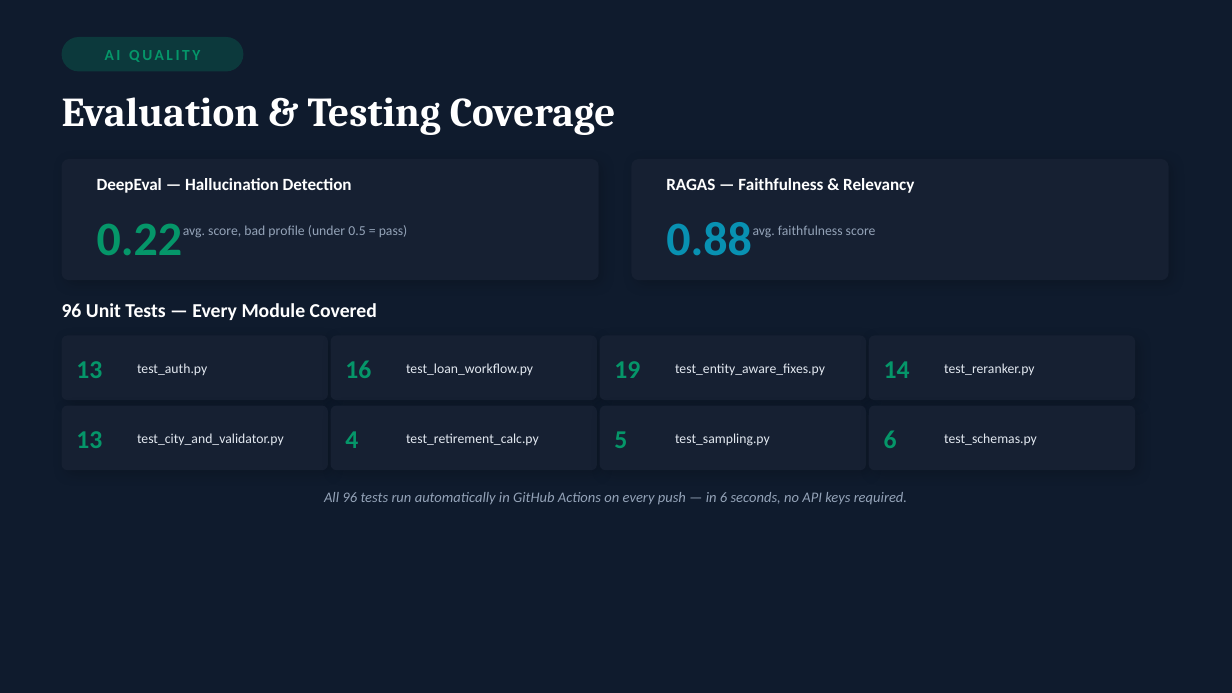
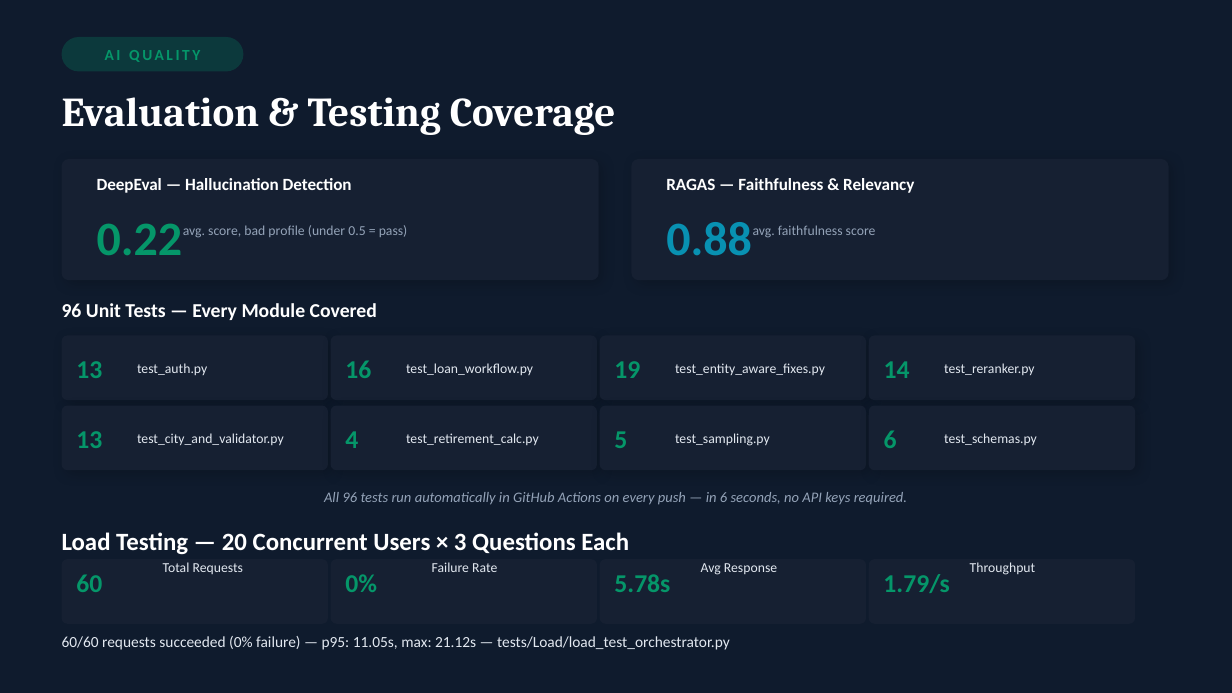
Before and after one commit to Chaurasiyakash0136/EY-Training-2026, a slide deck: slide 13 of Capstone_Project/Credit-Risk-Intelligence-Platform/docs/Project_Documents/Credit_Risk_Platform_Capstone_project.pptx. Drawn at 1232x693 pixels with LibreOffice and Linux fonts; fonts in the diff are those of the drawing. Boxes give left, top, right and bottom in pixels: in the first picture for what was removed or moved away, otherwise in the second. Text is boxed around its words. In the diff, an @@ line names an element or a change of style, - is before the commit and + after.

Commit message:
adding updated PPT

```diff
--- a/Capstone_Project/Credit-Risk-Intelligence-Platform/docs/Project_Documents/Credit_Risk_Platform_Capstone_project.pptx
+++ b/Capstone_Project/Credit-Risk-Intelligence-Platform/docs/Project_Documents/Credit_Risk_Platform_Capstone_project.pptx
@@ text added at [62,532,629,555], 14.5 pt, text #FFFFFF, bold @@
+Load Testing — 20 Concurrent Users × 3 Questions Each
@@ rounded rectangle added at [62,559,328,623], fill #162032 @@
@@ text added at [163,562,243,574], 8 pt, text #E2E8F0 @@
+Total Requests
@@ rounded rectangle added at [330,559,596,623], fill #162032 @@
@@ text added at [432,562,497,572], 8 pt, text #E2E8F0 @@
+Failure Rate
@@ rounded rectangle added at [600,559,866,623], fill #162032 @@
@@ text added at [701,563,777,575], 8 pt, text #E2E8F0 @@
+Avg Response
@@ rounded rectangle added at [869,559,1135,623], fill #162032 @@
@@ text added at [970,562,1036,575], 8 pt, text #E2E8F0 @@
+Throughput
@@ text added at [76,574,102,592], 15 pt, text #059669, bold @@
+60
@@ text added at [345,574,377,592], 15 pt, text #059669, bold @@
+0%
@@ text added at [614,574,670,592], 15 pt, text #059669, bold @@
+5.78s
@@ text added at [883,574,949,593], 15 pt, text #059669, bold @@
+1.79/s
@@ text added at [62,636,730,650], 9 pt, text #E2E8F0 @@
+60/60 requests succeeded (0% failure) — p95: 11.05s, max: 21.12s — tests/Load/load_test_orchestrator.py
```
Also in this commit, not shown: 1 other slide changed, 2 slides added, 1 slide removed.
